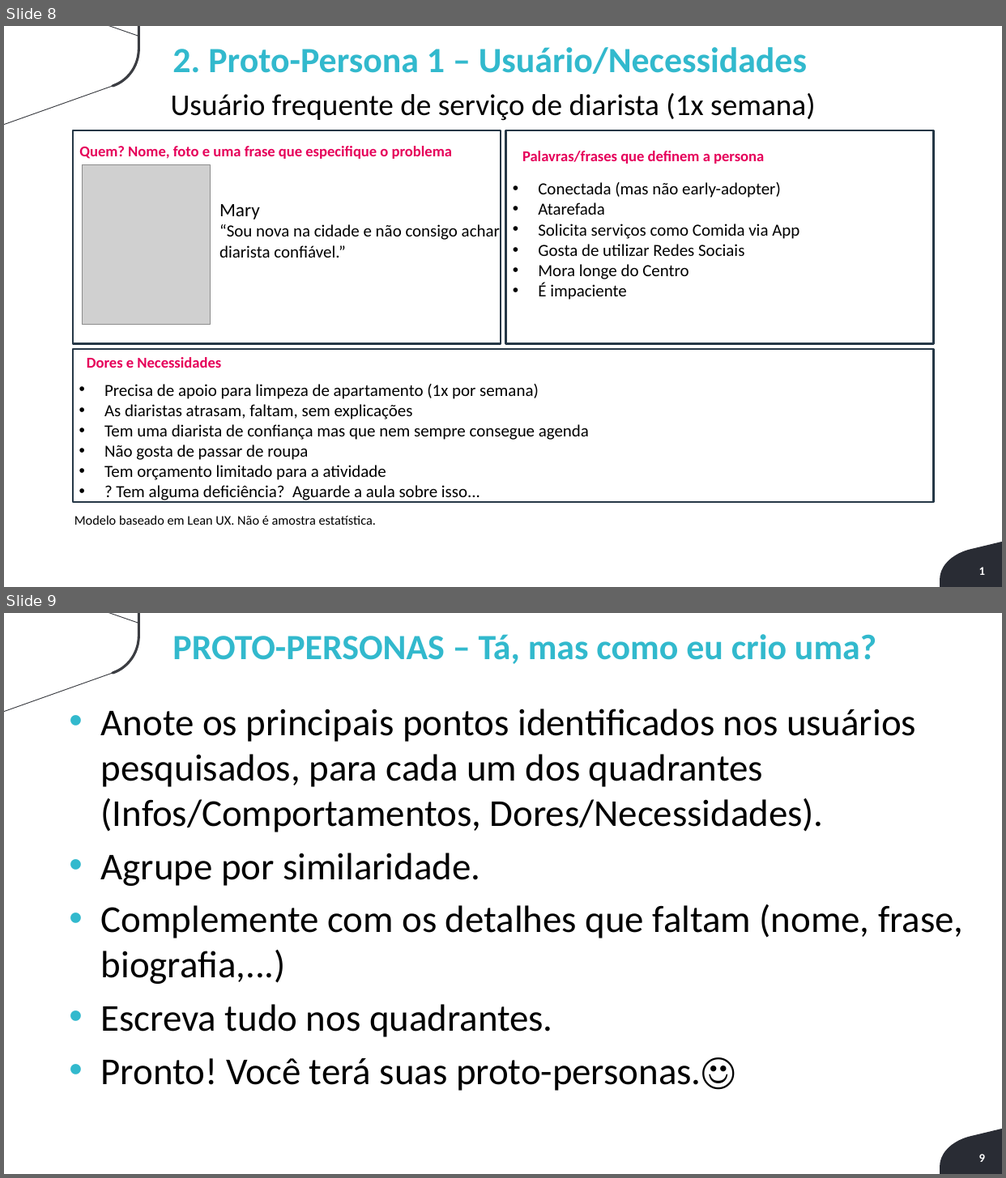
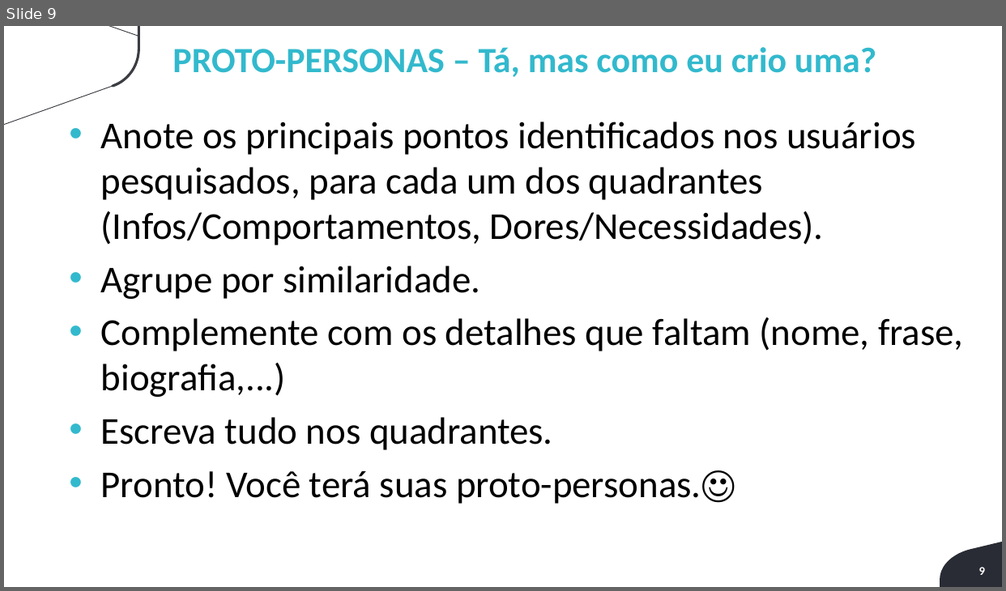
Before and after one commit to robertogsl/Grupo1-3ADSA, a slide deck: Documentação/Entregavel-do-projeto-jornada1.pptx.pptx. Shown one above the other, each under a label of ours: slides 8 and 9 before the commit, slide 9 after it. The pictures are 1006x1178 and 1006x591 pixels, drawn with LibreOffice and Linux fonts; fonts in the diff are those of the drawing; grey boxes stand for pictures; background and template pictures are left out. Boxes give left, top, right and bottom in pixels: in the first picture for what was removed or moved away, otherwise in the second. Text is boxed around its words. In the diff, an @@ line names an element or a change of style, - is before the commit and + after.

```diff
--- a/Documentação/Entregavel-do-projeto-jornada1.pptx.pptx
+++ b/Documentação/Entregavel-do-projeto-jornada1.pptx.pptx
@@ slide 8 removed at [4, 26, 1002, 587], background #FFFFFF; not listed: 2 template elements that a slide beside it also shows @@
@@ text removed at [172, 47, 807, 74] @@
-2. Proto-Persona 1 – Usuário/Necessidades
@@ text removed at [171, 93, 815, 121] @@
-Usuário frequente de serviço de diarista (1x semana)
@@ rectangle removed at [73, 130, 501, 344] @@
@@ text removed at [79, 146, 452, 159] @@
-Quem? Nome, foto e uma frase que especifique o problema
@@ rectangle removed at [505, 130, 933, 344] @@
@@ picture removed at [82, 165, 210, 324] @@
@@ text removed at [522, 151, 764, 164] @@
-Palavras/frases que definem a persona
@@ text removed at [538, 182, 799, 300] @@
-• Conectada (mas não early-adopter)
-• Atarefada
-• Solicita serviços como Comida via App
-• Gosta de utilizar Redes Sociais
-• Mora longe do Centro
-• É impaciente
@@ text removed at [219, 204, 500, 258] @@
-Mary
-“Sou nova na cidade e não consigo achar diarista confiável.”
@@ rectangle removed at [73, 349, 934, 502] @@
@@ text removed at [87, 357, 221, 368] @@
-Dores e Necessidades
@@ text removed at [104, 384, 589, 503] @@
-• Precisa de apoio para limpeza de apartamento (1x por semana)
-• As diaristas atrasam, faltam, sem explicações
-• Tem uma diarista de confiança mas que nem sempre consegue agenda
-• Não gosta de passar de roupa
-• Tem orçamento limitado para a atividade
-• ? Tem alguma deficiência? Aguarde a aula sobre isso...
@@ text removed at [74, 515, 376, 525] @@
-Modelo baseado em Lean UX. Não é amostra estatística.
@@ page number removed at [889, 563, 936, 578] @@
-8
@@ text removed at [979, 567, 985, 575] @@
-1
```
Also in this commit, not shown: 2 slides changed, 2 slides added, 1 other slide removed, 3 other files.
